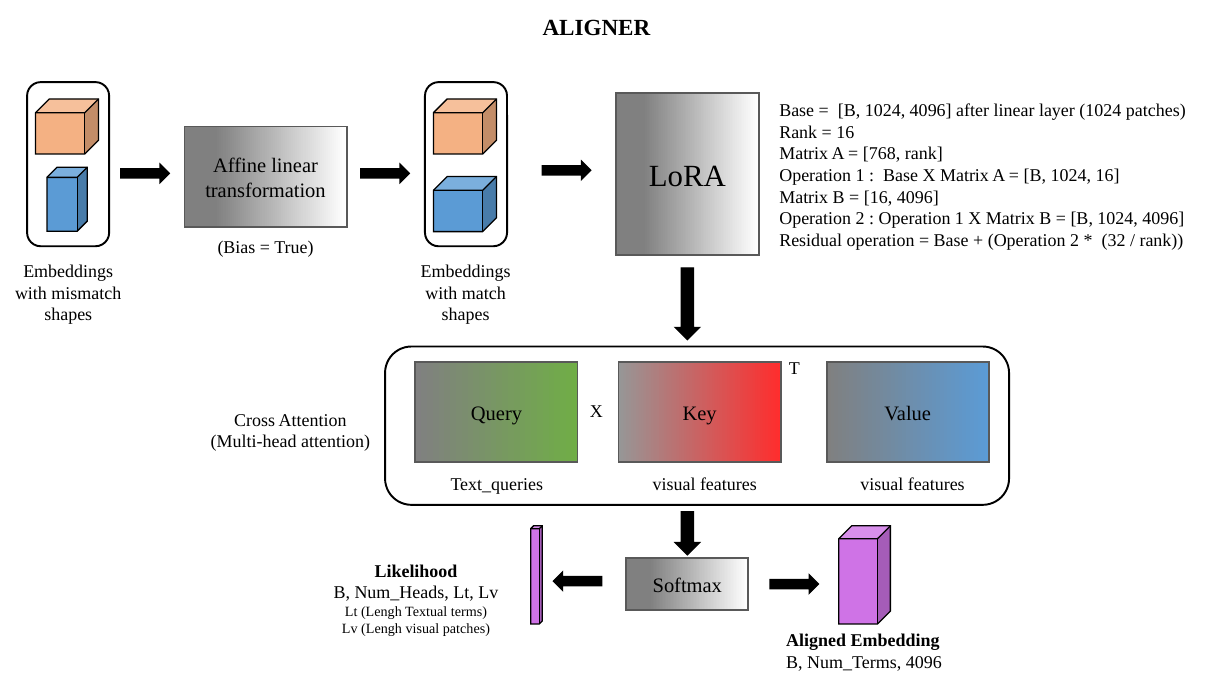
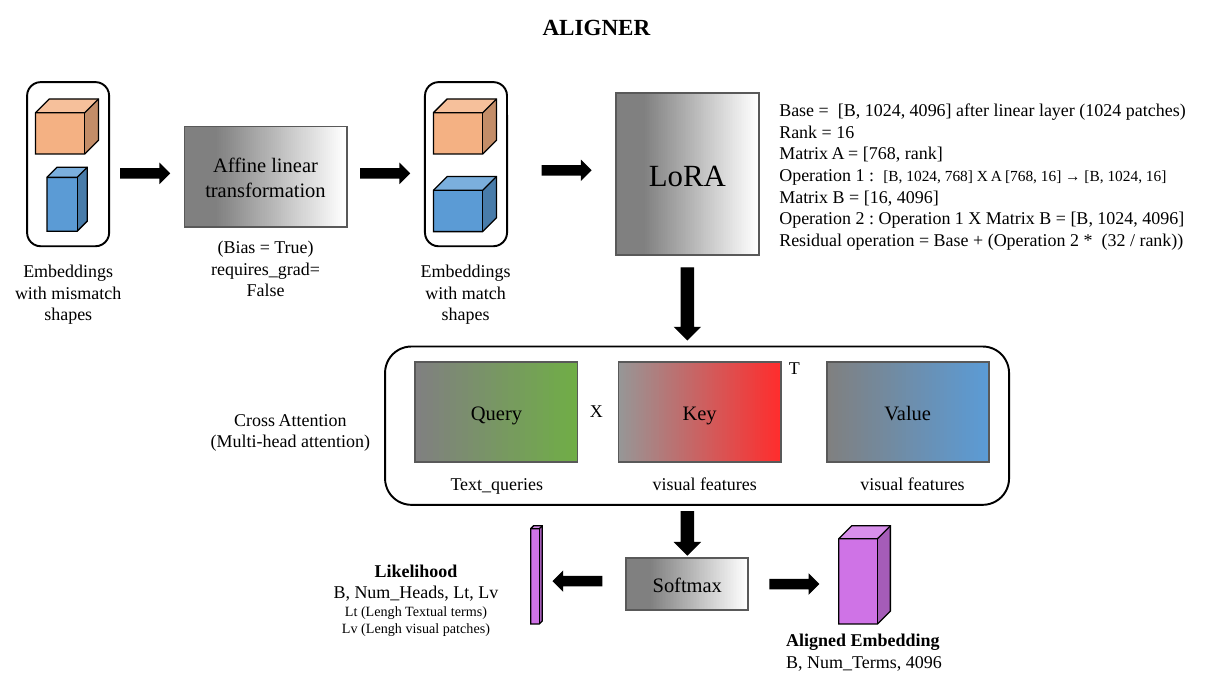
Before and after one commit to GabrielFerrante/SceneEmbed-Up, a slide deck: slide 2 of Diagram.pptx. Drawn at 1232x693 pixels with LibreOffice and Linux fonts; fonts in the diff are those of the drawing. Boxes give left, top, right and bottom in pixels: in the first picture for what was removed or moved away, otherwise in the second. Text is boxed around its words. In the diff, an @@ line names an element or a change of style, - is before the commit and + after.

```diff
--- a/Diagram.pptx
+++ b/Diagram.pptx
@@ text at (779, 169, 1167, 185): text changed; size 14 to 12 pt @@
-Operation 1 : Base X Matrix A = [B, 1024, 16]
+Operation 1 : [B, 1024, 768] X A [768, 16] → [B, 1024, 16]
@@ text at (211, 262, 320, 296): paragraph added @@
+requires_grad=False
```
Also in this commit, not shown: 2 other slides changed, 2 slides added, 8 other files.
